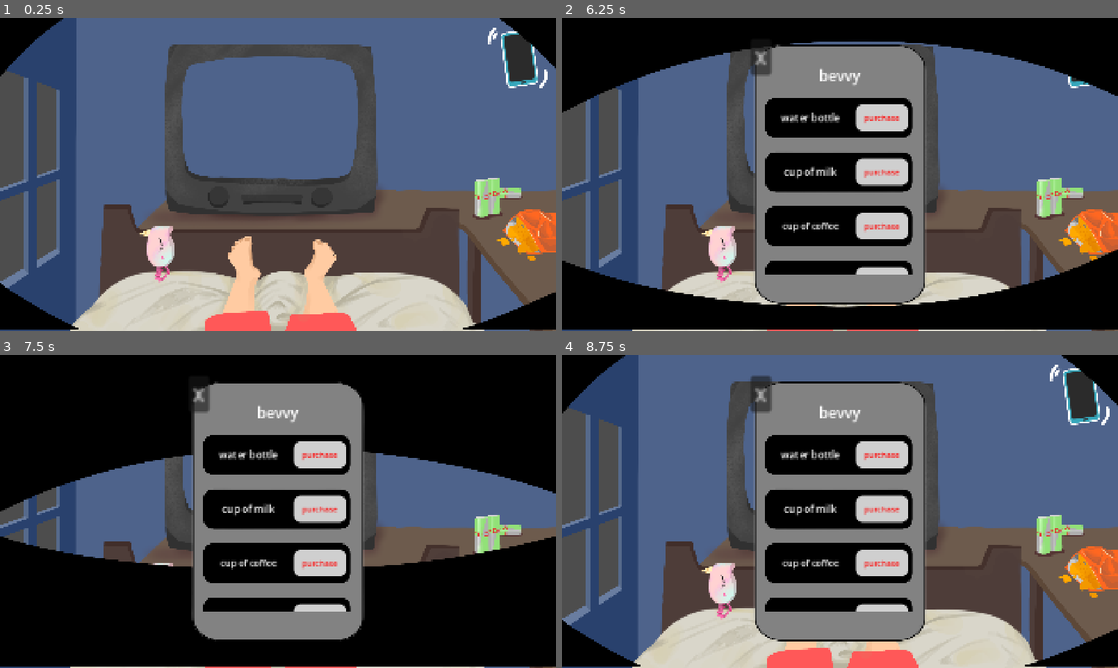
Above: before the commit, frames 1-4 (two rows, left to right).
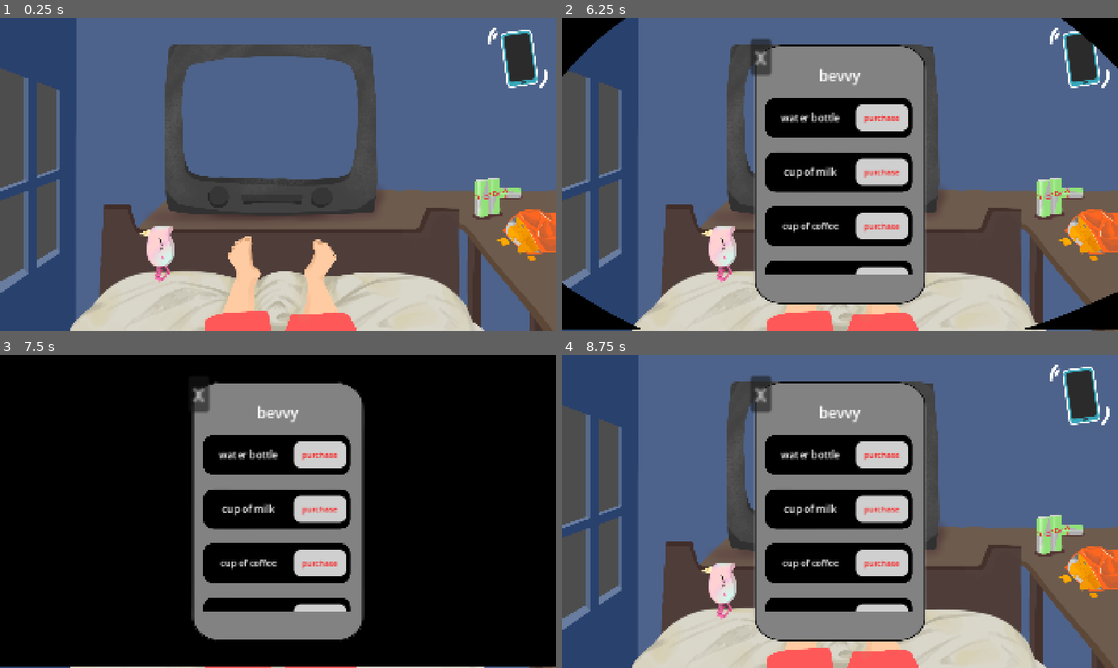
Above: after the commit, the same moments.

Repository: trailee/perfect-day-sunbeam
Game: Godot game, scene res://background.tscn
The game is run twice, just before and just after one commit, with the same random seed, the same clock (stepped at 60 frames per second) and the same inputs.
Inputs (mouse positions are in pixels of both pictures, inside the frame that each line leads up to):
- Up to frame 1 (0.25 s): no input
- Up to frame 2 (6.25 s): tap Enter at 0.5, 5.75 s; move the mouse to (1079, 55) at 0.52 s; hold Right 0.53-1.25 s; tap Alt at 0.6, 5.85 s; click (1079, 55) at 0.67 s; click "bumtivities" at 1.25 s; click "TV time" at 2 s; click "purchase" at 2.75 s; click "X" at 3.5 s; click "bevvy" at 4.25 s; tap Space at 5 s; move the mouse to (1095, 233) at 5.02 s; hold Down 5.03-5.78 s; tap Shift at 5.1 s; click (1095, 233) at 5.17 s; move the mouse to (717, 249) at 5.77 s; hold Right from 5.78 s (still down); click (717, 249) at 5.92 s
- Up to frame 3 (7.5 s): move the mouse to (250, 574) at 6.52 s; release Right at 6.53 s; hold Up 6.53-7.28 s; tap Shift at 6.6 s; click (250, 574) at 6.67 s; tap Space at 7.25 s; move the mouse to (444, 558) at 7.27 s; hold Left from 7.28 s (still down); tap Alt at 7.35 s; click (444, 558) at 7.42 s
- Up to frame 4 (8.75 s): keep holding Left; move the mouse to (673, 464) at 8.02 s; tap Shift at 8.1 s; click (673, 464) at 8.17 s

The runs differ from the first frame. In frame 1, 3.8% of the frame differs, in the area x 0-100%, y 0-100%; in frame 2, 22%; in frame 3, 18%; in frame 4, 3.8%.
Error in both runs: Invalid assignment of property or key 'texture' with value of type 'CompressedTexture2D' on a base object of type 'null instance'. (res://animatoin.gd:32)

Commit message:
mask ani

Diff:
--- a/bum-maxxing/background.gd
+++ b/bum-maxxing/background.gd
@@ -42,4 +42,4 @@
 func _on_static_body_2d_2_input_event(viewport: Node, event: InputEvent, shape_idx: int) -> void:
 	if event is InputEventMouseButton and event.pressed and event.button_index == MOUSE_BUTTON_LEFT:
 		mask_anim.play('default')
-		await mask_anim.animation_finished
+		if mask_anim.visible: await mask_anim.animation_finished
--- a/bum-maxxing/background.tscn
+++ b/bum-maxxing/background.tscn
@@ -12,6 +12,7 @@
 [ext_resource type="Texture2D" uid="uid://dpkk7151cf8x1" path="res://images/eyemask.png" id="6_8u6ia"]
 [ext_resource type="PackedScene" uid="uid://bataxyg60i6xp" path="res://interface/bumplace_interface.tscn" id="7_vvxqx"]
 [ext_resource type="Texture2D" uid="uid://bq6eu4rnythqu" path="res://images/phone.png" id="9_cdpnt"]
+[ext_resource type="Texture2D" uid="uid://cyqtkqwt8c6nd" path="res://images/HD_transparent_picture.png" id="12_b3bg0"]
 
 [sub_resource type="CircleShape2D" id="CircleShape2D_vvxqx"]
 
@@ -19,6 +20,10 @@
 size = Vector2(29.815071, 20)
 
 [sub_resource type="RectangleShape2D" id="RectangleShape2D_eq6nc"]
+
+[sub_resource type="AtlasTexture" id="AtlasTexture_8umsc"]
+atlas = ExtResource("12_b3bg0")
+region = Rect2(0, 0, 1920, 1080)
 
 [sub_resource type="AtlasTexture" id="AtlasTexture_tx2w8"]
 atlas = ExtResource("6_6i7po")
@@ -39,6 +44,9 @@
 [sub_resource type="SpriteFrames" id="SpriteFrames_e8087"]
 animations = [{
 "frames": [{
+"duration": 1.0,
+"texture": SubResource("AtlasTexture_8umsc")
+}, {
 "duration": 2.0,
 "texture": SubResource("AtlasTexture_tx2w8")
 }, {
@@ -59,6 +67,9 @@
 }, {
 "duration": 2.0,
 "texture": SubResource("AtlasTexture_tx2w8")
+}, {
+"duration": 1.0,
+"texture": SubResource("AtlasTexture_8umsc")
 }],
 "loop": false,
 "name": &"default",
@@ -78,7 +89,6 @@
 [node name="bumbook" type="AudioStreamPlayer2D" parent="." unique_id=316259328]
 stream = ExtResource("4_6i7po")
 volume_db = 15.0
-autoplay = true
 
 [node name="BG" type="Sprite2D" parent="." unique_id=1436374199]
 texture = ExtResource("1_oabld")
@@ -164,13 +174,5 @@
 [node name="bumplace_interface" parent="ui/HBoxContainer" unique_id=2054423378 instance=ExtResource("7_vvxqx")]
 scale = Vector2(1.7, 1.7)
 
-[node name="HBoxContainer2" type="HBoxContainer" parent="ui" unique_id=953111258]
-anchors_preset = 1
-anchor_left = 1.0
-anchor_right = 1.0
-offset_left = -40.0
-offset_bottom = 40.0
-grow_horizontal = 0
-
 [connection signal="input_event" from="interactable/marketplace/StaticBody2D" to="." method="_on_static_body_2d_input_event"]
 [connection signal="input_event" from="interactable/mask_anim/StaticBody2D2" to="." method="_on_static_body_2d_2_input_event"]
Binary file added: bum-maxxing/images/HD_transparent_picture.png
Not shown, added: bum-maxxing/images/HD_transparent_picture.png.import
